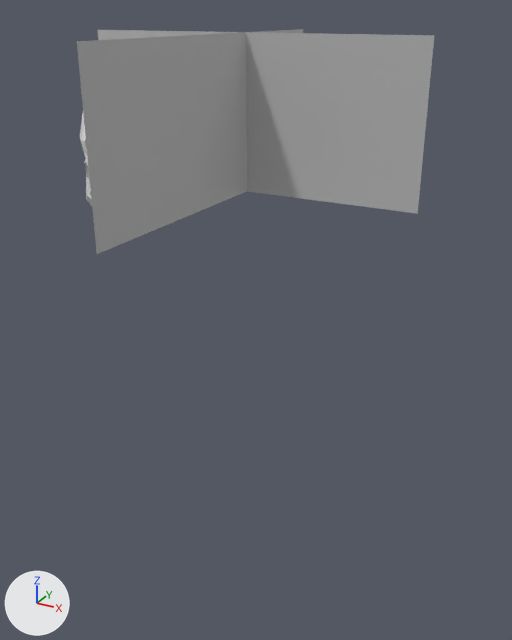
An edit to the FBX model Assets/pruebas/Export_Unity/Animaciones/Volador/Hit.fbx, drawn before and after from the same camera.
One viewpoint serves both versions: a 50 mm lens placed at (0.089, -0.171, 0.177), pointed at (-0.003, -0.003, 0.093). Lighting does not change. The marker at lower left points along +X, +Y and +Z. Both versions are drawn at frame 9 of the action 'Take 001'; the numbers are the values there.

Script lines for the objects in view, before the commit:
```python
me_mesh = bpy.data.meshes.new('Mesh')
me_mesh.from_pydata(...)  # 25 vertices, 16 faces; spans x -3.64..3.64, y -6.07..6.07, z 0.0
me_mesh.materials.append(mat_material__27)  # its picture is missing
me_mesh_001 = bpy.data.meshes.new('Mesh.001')
me_mesh_001.from_pydata(...)  # 25 vertices, 16 faces; spans x -3.64..3.64, y -6.07..6.07, z 0.0
me_mesh_001.materials.append(mat_material__27)  # its picture is missing
me_mesh_002 = bpy.data.meshes.new('Mesh.002')
me_mesh_002.from_pydata(...)  # 398 vertices, 392 faces; spans x -0.201..0.63, y -0.333..0.953, z -0.345..0.693
me_mesh_004 = bpy.data.meshes.new('Mesh.004')
me_mesh_004.from_pydata(...)  # 72 vertices, 68 faces; spans x -0.44..4.11, y -1.67..0.04, z -1.4..0.07
ob_box001 = bpy.data.objects.new('Box001', me_mesh_004)
ob_box001.parent = ob_box002
ob_box001.location = (-0.0571, 0.289, -0.106)
ob_box001.rotation_euler = (0.472, 0.0, 0.0)  # degrees (27, 0, 0)
ob_box001.scale = (0.148, 0.366, 0.386)
ob_box002 = bpy.data.objects.new('Box002', me_mesh_002)
ob_box002.location = (-0.0402, -0.0218, 0.1442)
ob_box002.rotation_euler = (0.103, 0.214, 0.711)  # degrees (5.9, 12, 41)
ob_box002.scale = (0.0254, 0.0254, 0.0254)
ob_plane001 = bpy.data.objects.new('Plane001', me_mesh)
ob_plane001.location = (-0.007, -0.0006, 0.151)
ob_plane001.rotation_euler = (1.571, 0.0, 0.0)  # degrees (90, 0, 0)
ob_plane001.scale = (0.0133, 0.00338, 0.00655)
ob_plane002 = bpy.data.objects.new('Plane002', me_mesh_001)
ob_plane002.location = (-0.007, -0.015, 0.151)
ob_plane002.rotation_euler = (1.571, 0.0, -1.571)  # degrees (90, 0, -90)
ob_plane002.scale = (0.0133, 0.00338, 0.00655)
```
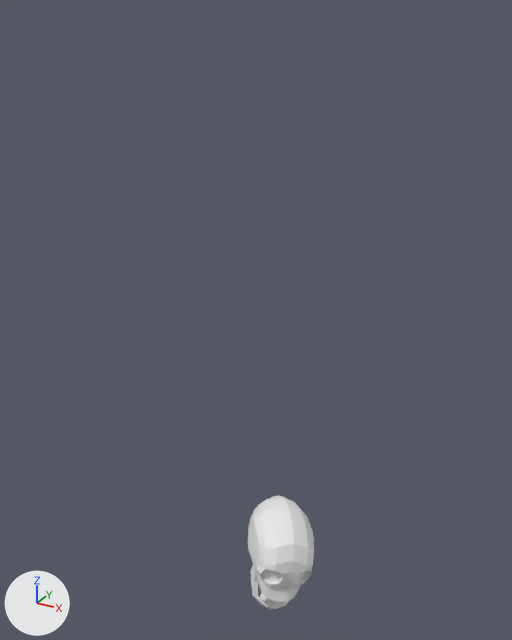
Where the change shows, as pixel boxes (x1, y1, x2, y2) in the pictures (512 x 640 px):
'Plane001', deleted
    before: (98, 30, 434, 214)
'Plane002', deleted
    before: (77, 29, 303, 254)
'Box002', moved
    before: (80, 113, 89, 169)
    after: (248, 495, 314, 602)
'Box001', moved, turned, rescaled
    before: (84, 159, 92, 206)
    after: (251, 565, 290, 609)
'Cylinder001', moved (not visible before)
    after: (260, 593, 273, 603)

The change, as a diff of the scene's bpy script:
```diff
--- a/Assets/pruebas/Export_Unity/Animaciones/Volador/Hit.fbx.py
+++ b/Assets/pruebas/Export_Unity/Animaciones/Volador/Hit.fbx.py
@@ ob_plane002 @@
-ob_plane002 = bpy.data.objects.new('Plane002', me_mesh_001)
-ob_plane002.location = (-0.007, -0.015, 0.151)
-ob_plane002.rotation_euler = (1.571, 0.0, -1.571)  # degrees (90, 0, -90)
-ob_plane002.scale = (0.0133, 0.00338, 0.00655)
@@ ob_box002 @@
 ob_box002 = bpy.data.objects.new('Box002', me_mesh_002)
-ob_box002.location = (-0.0402, -0.0218, 0.1442)
+ob_box002.location = (0.0, 0.0, 0.0)
 ob_box002.rotation_euler = (0.103, 0.214, 0.711)  # degrees (5.9, 12, 41)
@@ ob_box001 @@
 ob_box001 = bpy.data.objects.new('Box001', me_mesh_004)
-ob_box001.parent = ob_box002
-ob_box001.location = (-0.0571, 0.289, -0.106)
-ob_box001.rotation_euler = (0.472, 0.0, 0.0)  # degrees (27, 0, 0)
-ob_box001.scale = (0.148, 0.366, 0.386)
+ob_box001.location = (-0.00554, 0.00446, -0.00269)
+ob_box001.rotation_euler = (0.472, 0.214, 0.711)  # degrees (27, 12, 41)
+ob_box001.scale = (0.00377, 0.00929, 0.0098)
@@ ob_plane001 @@
-ob_plane001 = bpy.data.objects.new('Plane001', me_mesh)
-ob_plane001.location = (-0.007, -0.0006, 0.151)
-ob_plane001.rotation_euler = (1.571, 0.0, 0.0)  # degrees (90, 0, 0)
-ob_plane001.scale = (0.0133, 0.00338, 0.00655)
```
